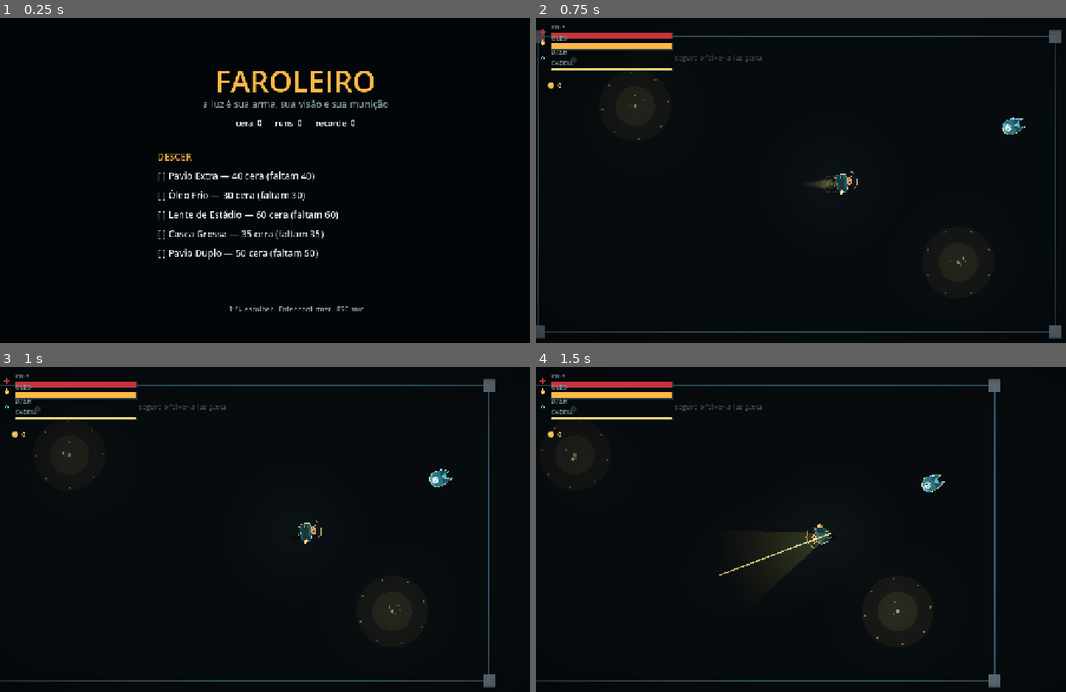
Above: before the commit, frames 1-4 (two rows, left to right).
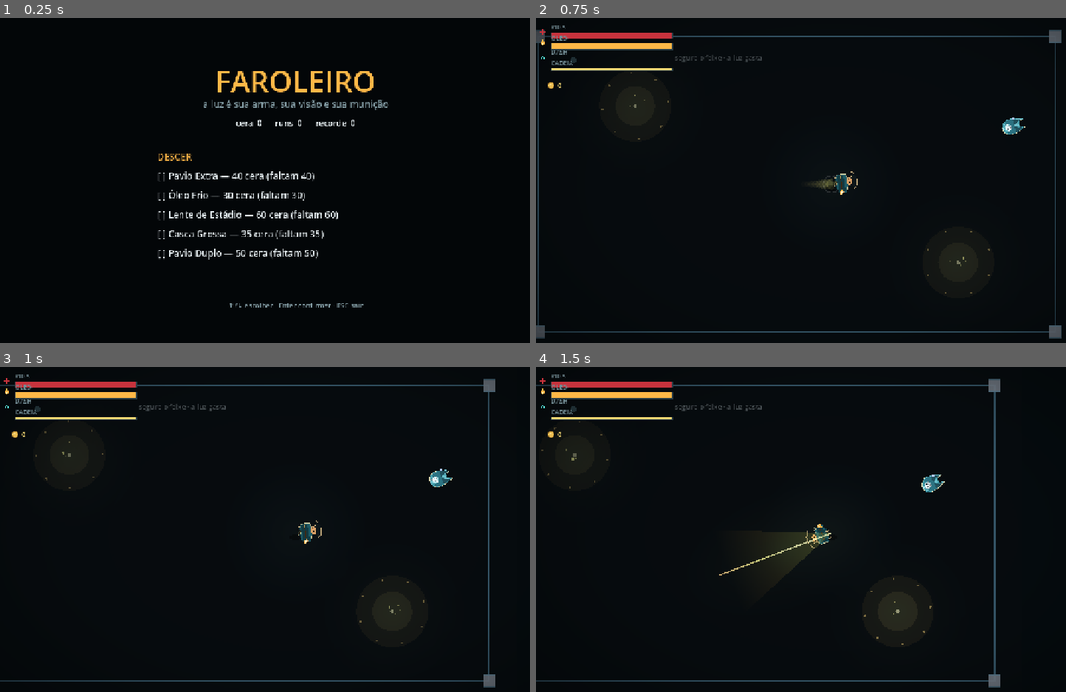
Above: after the commit, the same moments.

Repository: LittleCrow-00/AI_GAME_STUDIO
Game: Godot game, scene res://scenes/main/title.tscn
The game is run twice, just before and just after one commit, with the same random seed, the same clock (stepped at 60 frames per second) and the same inputs.
Inputs (mouse positions are in pixels of both pictures, inside the frame that each line leads up to):
- Up to frame 1 (0.25 s): no input
- Up to frame 2 (0.75 s): tap Enter at 0.5 s; move the mouse to (960, 167) at 0.52 s; hold D (move_right) from 0.53 s (still down); tap Shift (dash) at 0.6 s; click (960, 167) at 0.67 s
- Up to frame 3 (1 s): keep holding D (move_right); tap Space at 0.77 s
- Up to frame 4 (1.5 s): release D (move_right) at 1.25 s; drag from (710, 549) to (801, 597) at 1.27 s

The runs differ from the first frame. In frame 1, 0.3% of the frame differs, in the area x 43-69%, y 87-91%; in frame 2, nothing differs; in frame 3, nothing differs; in frame 4, nothing differs.

Commit message:
feat(touch): tocar na tela inicia a run
- title.gd: _input trata InputEventScreenTouch (toque em linha seleciona,
  toque em qualquer lugar desce), dica "toque na tela para comecar" e
  rotulo "DESCER . toque para comecar" em设备 moveis
- touch_controls.gd: _force_landscape so em display que aceita, sem
  warning no navegador
- Testes: smoke 166/166; emulacao iPhone 13 paisagem inicia a run e
  carrega sem erro de console

Diff:
--- a/scripts/ui/title.gd
+++ b/scripts/ui/title.gd
@@ -17,11 +17,13 @@
 var _stats: Label
 var _selected: int = 0
 var _pulse: float = 0.0
+var _is_touch: bool = false
 
 
 func _ready() -> void:
 	set_anchors_and_offsets_preset(Control.PRESET_FULL_RECT)
 	mouse_filter = Control.MOUSE_FILTER_STOP
+	_is_touch = DisplayServer.is_touchscreen_available() or OS.has_feature("mobile")
 	_build()
 	_refresh()
 
@@ -76,9 +78,20 @@
 		COL_DIM,
 		HORIZONTAL_ALIGNMENT_CENTER,
 	)
-	footer.position = Vector2(0.0, 620.0)
+	footer.position = Vector2(0.0, 612.0)
 	footer.size = Vector2(1280.0, 26.0)
 	add_child(footer)
+
+	if _is_touch:
+		var hint := _make_label(
+			"toque na tela para começar",
+			18,
+			COL_ACCENT,
+			HORIZONTAL_ALIGNMENT_CENTER,
+		)
+		hint.position = Vector2(0.0, 646.0)
+		hint.size = Vector2(1280.0, 28.0)
+		add_child(hint)
 
 
 func _refresh() -> void:
@@ -92,6 +105,8 @@
 		return
 
 	_rows[0].text = "DESCER"
+	if _is_touch:
+		_rows[0].text = "DESCER   ·   toque para começar"
 	for i in range(1, _rows.size()):
 		var unlock := UnlockDatabase.ALL[i - 1]
 		var line: String
@@ -112,6 +127,27 @@
 		if i > 0 and SaveSystem.has_unlock(UnlockDatabase.ALL[i - 1].id):
 			color = COL_OK if i != _selected else COL_ACCENT
 		_rows[i].add_theme_color_override("font_color", color)
+
+
+func _input(event: InputEvent) -> void:
+	# Toque na tela: linha tocada entra na selecao; qualquer outro ponto desce.
+	var touch := event as InputEventScreenTouch
+	if touch == null or not touch.pressed:
+		return
+
+	var index := _row_at(touch.position)
+	if index >= 0:
+		_selected = index
+		_refresh()
+	_activate(_selected)
+	_accept_input()
+
+
+func _row_at(pos: Vector2) -> int:
+	for i in range(_rows.size()):
+		if Rect2(_rows[i].position, _rows[i].size).has_point(pos):
+			return i
+	return -1
 
 
 func _unhandled_input(event: InputEvent) -> void:
--- a/scripts/ui/touch_controls.gd
+++ b/scripts/ui/touch_controls.gd
@@ -56,6 +56,12 @@
 	set_process_input(true)
 	if enabled:
 		# O jogo é 16:9; no celular, forçar paisagem evita HUD cortado.
+		_force_landscape()
+
+
+# So chama em display que aceita (Android/iOS); no navegador da warning.
+func _force_landscape() -> void:
+	if OS.has_feature("mobile") and DisplayServer.get_name() != "headless":
 		DisplayServer.screen_set_orientation(DisplayServer.SCREEN_SENSOR_LANDSCAPE)
 
 
@@ -100,7 +106,7 @@
 		if touch == null:
 			return
 		enabled = true
-		DisplayServer.screen_set_orientation(DisplayServer.SCREEN_SENSOR_LANDSCAPE)
+		_force_landscape()
 	if touch != null:
 		if touch.pressed:
 			_press(touch.index, touch.position)
Not shown, changed: docs/changelog.md
Not shown, changed: docs/roadmap.md
